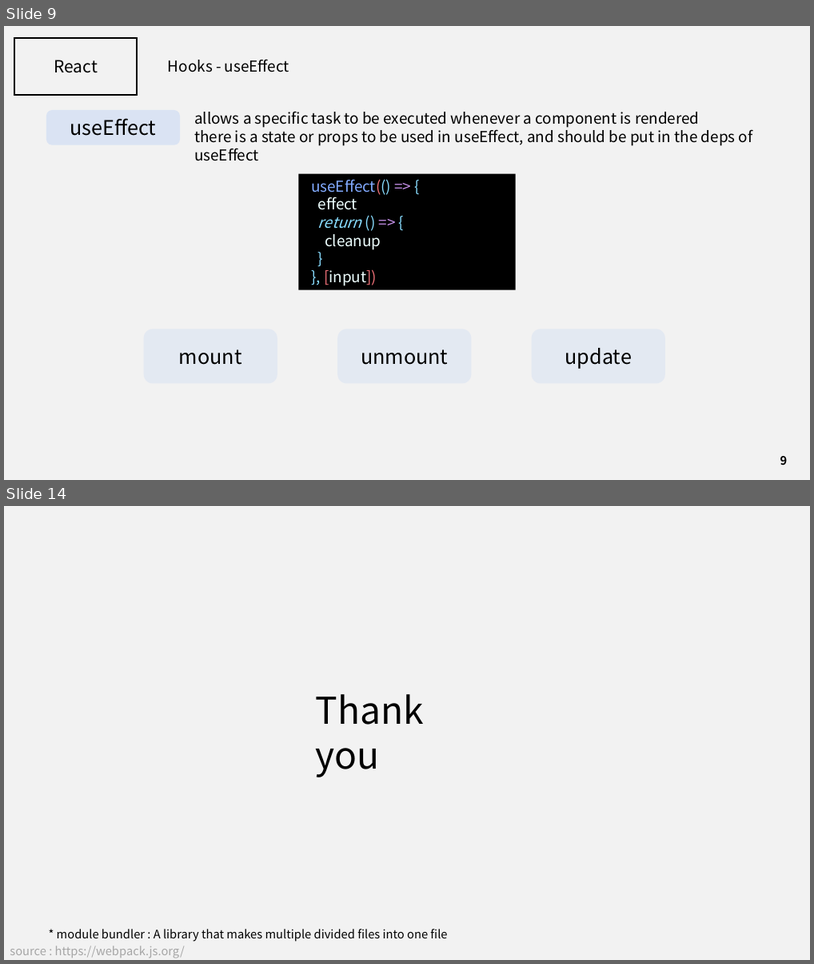
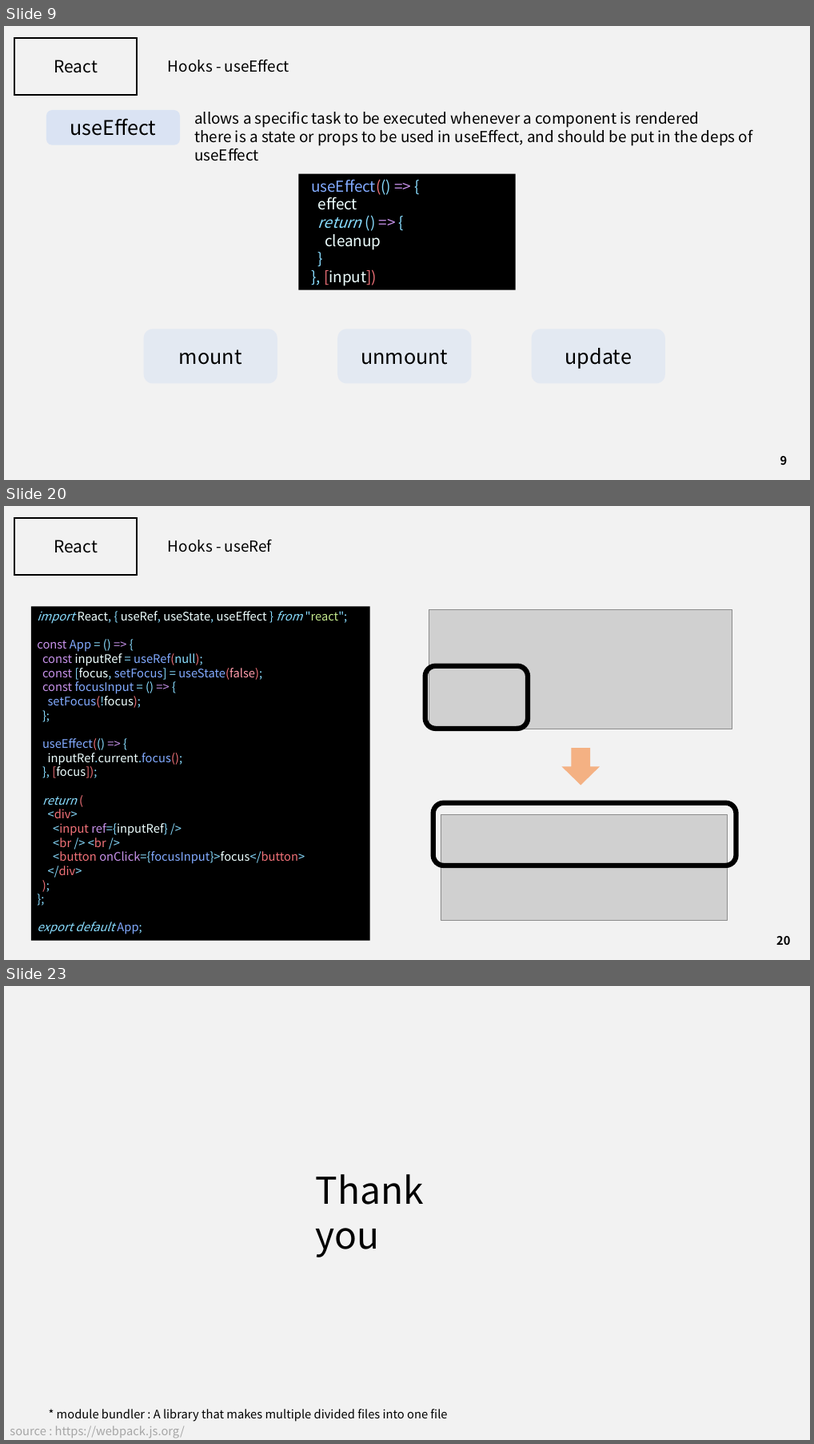
Before and after one commit to J3SUNG/Seminar, a slide deck: 210215_React_2.pptx. Shown one above the other, each under a label of ours: slides 9 and 14 before the commit, slides 9, 20 and 23 after it; the slides between them are not shown. The pictures are 814x964 and 814x1444 pixels, drawn with LibreOffice and Linux fonts; fonts in the diff are those of the drawing; grey boxes stand for pictures. Boxes give left, top, right and bottom in pixels: in the first picture for what was removed or moved away, otherwise in the second. Text is boxed around its words. In the diff, an @@ line names an element or a change of style, - is before the commit and + after.

```diff
--- a/210215_React_2.pptx
+++ b/210215_React_2.pptx
@@ slide 20 added at [4,506,810,960], background #F2F2F2 @@
@@ rectangle added at [14,518,137,574], outline #000000 2 pt @@
@@ text added at [54,540,98,553], 20 pt, text #000000 @@
+React
@@ text added at [168,539,272,552], 18 pt, text #000000 @@
+Hooks - useRef
@@ rectangle added at [31,607,370,940], fill #000000, 14 pt, text #89DDFF @@
+import React, { useRef, useState, useEffect } from "react";
+const App = () => {
+const inputRef = useRef(null);
+const [focus, setFocus] = useState(false);
+const focusInput = () => {
+setFocus(!focus);
+};
+useEffect(() => {
+inputRef.current.focus();
+}, [focus]);
+return (
+<div>
+<input ref={inputRef} />
+<br /> <br />
+<button onClick={focusInput}>focus</button>
+</div>
+);
+};
+export default App;
@@ picture added at [430,609,732,728] @@
@@ rounded rectangle added at [426,666,529,728], outline #000000 6 pt @@
@@ right arrow added at [562,748,600,785], fill #F4B183 @@
@@ rounded rectangle added at [434,803,737,865], outline #000000 6 pt @@
@@ picture added at [441,815,727,920] @@
@@ page number added at [777,936,790,944], 14 pt, text #000000, bold @@
+20
@@ what was slide 14 is now slide 23 @@
```
Also in this commit, not shown: 5 slides changed, 8 other slides added, 1 other file.
